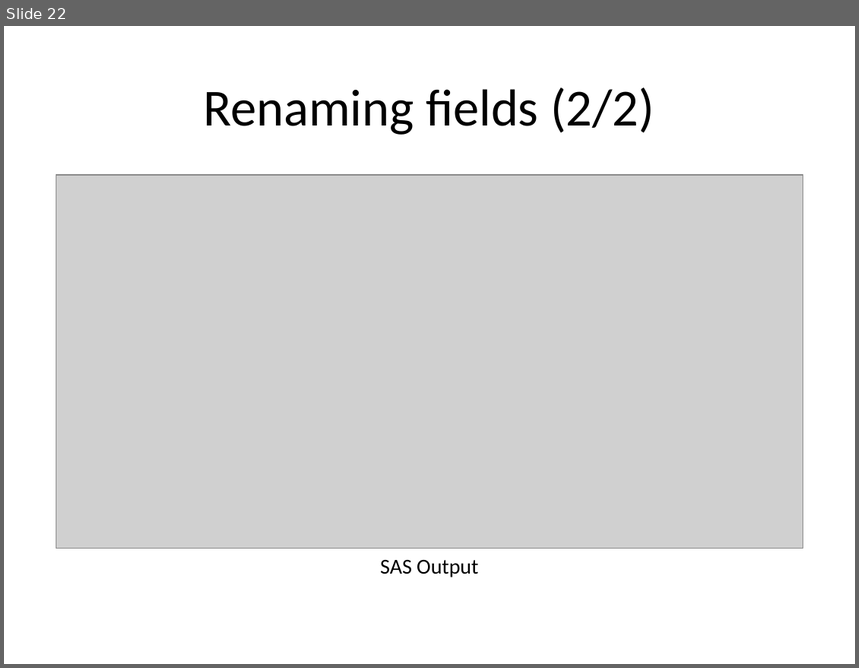
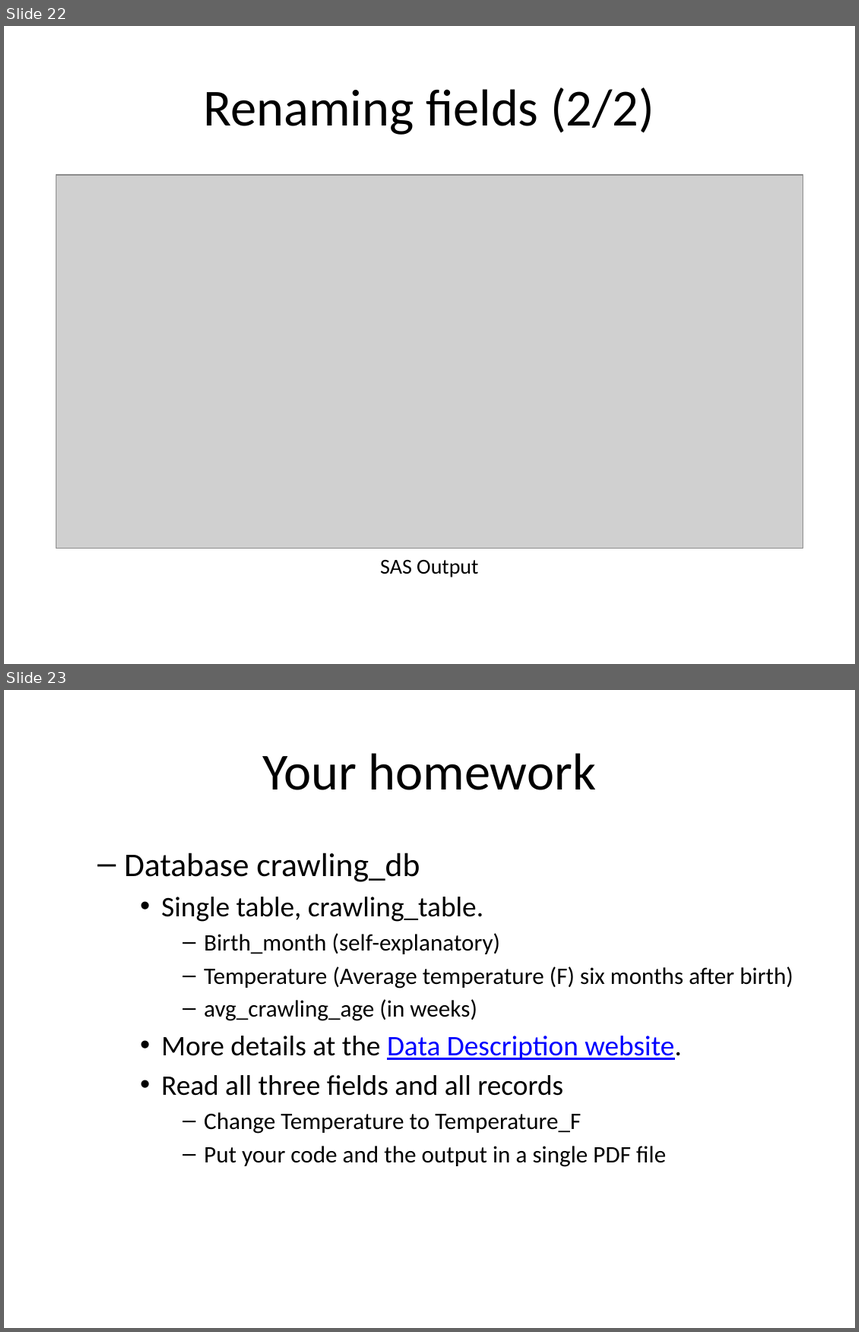
Before and after one commit to pmean/introduction-to-sql, a slide deck: src/select.pptx. Shown one above the other, each under a label of ours: slide 22 before the commit, slides 22 and 23 after it. The pictures are 859x668 and 859x1332 pixels, drawn with LibreOffice and Linux fonts; fonts in the diff are those of the drawing; grey boxes stand for pictures. Boxes give left, top, right and bottom in pixels: in the first picture for what was removed or moved away, otherwise in the second. Text is boxed around its words. In the diff, an @@ line names an element or a change of style, - is before the commit and + after.

```diff
--- a/src/select.pptx
+++ b/src/select.pptx
@@ slide 23 added at <box>4,690,855,1328</box>, background #FFFFFF @@
@@ title added at <box>262,753,597,790</box>, 44 pt, text #000000 @@
+Your homework
@@ text added at <box>124,853,794,1167</box>, 20 pt, text #000000 @@
+  – Database crawling_db
+    • Single table, crawling_table.
+      – Birth_month (self-explanatory)
+      – Temperature (Average temperature (F) six months after birth)
+      – avg_crawling_age (in weeks)
+    • More details at the Data Description website.
+    • Read all three fields and all records
+      – Change Temperature to Temperature_F
+      – Put your code and the output in a single PDF file
```
Also in this commit, not shown: 4 slides changed, 6 other files.
